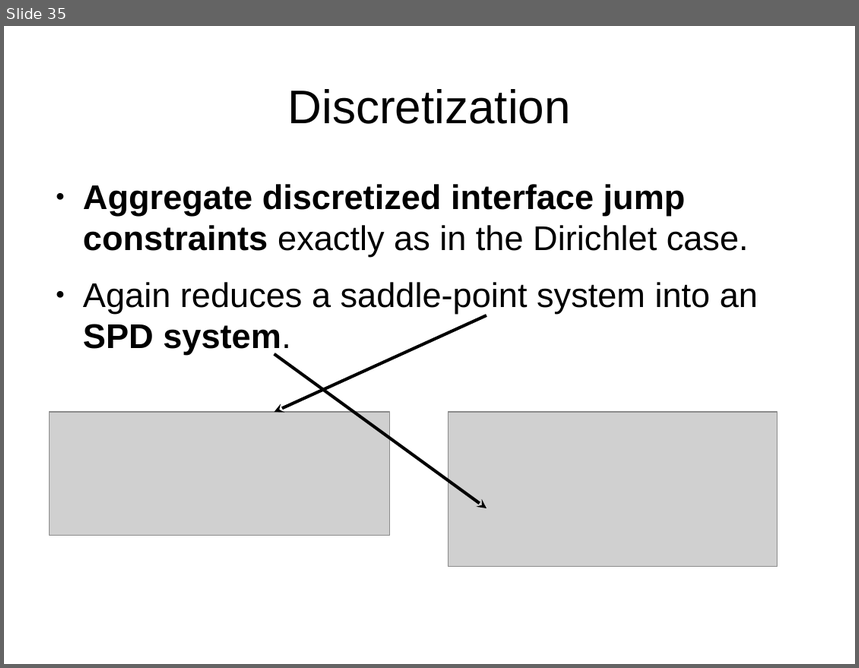
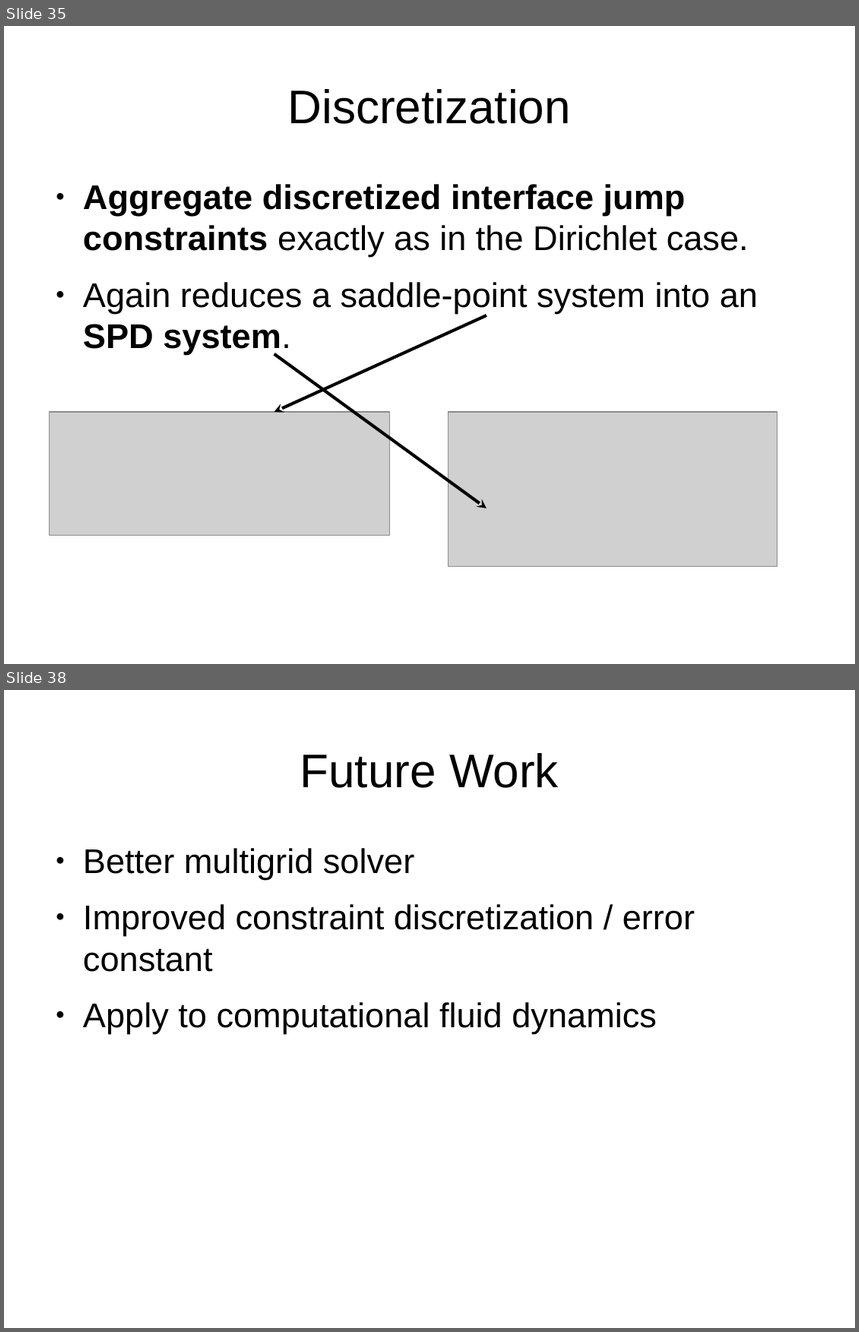
Before and after one commit to jhellrung/documents, a slide deck: presentations/sandia.2011.11.08/slides.odp. Shown one above the other, each under a label of ours: slide 35 before the commit, slides 35 and 38 after it; the slides between them are not shown. The pictures are 859x668 and 859x1332 pixels, drawn with LibreOffice and Linux fonts; fonts in the diff are those of the drawing; grey boxes stand for pictures. Boxes give left, top, right and bottom in pixels: in the first picture for what was removed or moved away, otherwise in the second. Text is boxed around its words. In the diff, an @@ line names an element or a change of style, - is before the commit and + after.

```diff
--- a/presentations/sandia.2011.11.08/slides.odp
+++ b/presentations/sandia.2011.11.08/slides.odp
@@ slide 38 added at bbox=[4, 690, 855, 1328], background #FFFFFF @@
@@ title added at bbox=[300, 753, 559, 788], 44 pt, text #000000 @@
+Future Work
@@ text added at bbox=[83, 848, 695, 1034], 32 pt, text #000000 @@
+● Better multigrid solver
+● Improved constraint discretization / error constant
+● Apply to computational fluid dynamics
```
Also in this commit, not shown: 1 slide changed, 2 other slides added.
